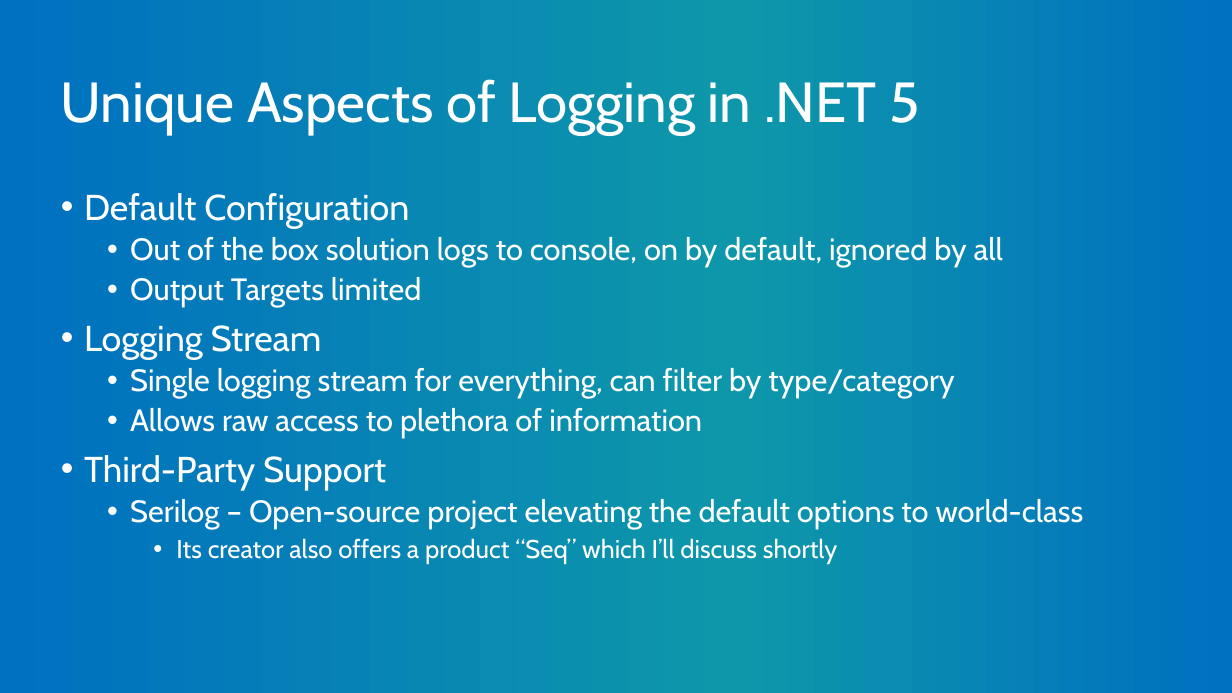
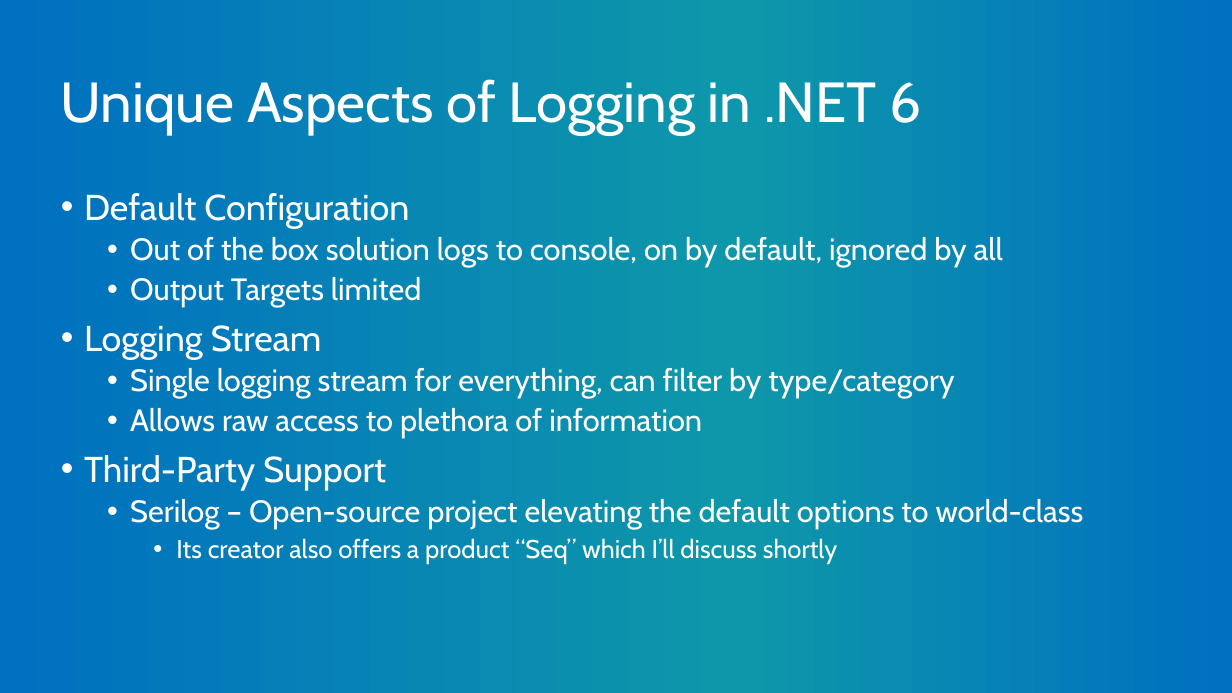
Before and after one commit to mitchelsellers/dotnetcoreloggingdemo, a slide deck: slide 10 of Presentation/But It Was Logged.pptx. Drawn at 1232x693 pixels with LibreOffice and Linux fonts; fonts in the diff are those of the drawing; background and template pictures are left out. Boxes give left, top, right and bottom in pixels: in the first picture for what was removed or moved away, otherwise in the second. Text is boxed around its words. In the diff, an @@ line names an element or a change of style, - is before the commit and + after.

```diff
--- a/Presentation/But It Was Logged.pptx
+++ b/Presentation/But It Was Logged.pptx
@@ title at (x1=61, y1=79, x2=921, y2=135): text changed @@
-Unique Aspects of Logging in .NET 5
+Unique Aspects of Logging in .NET 6
```
Also in this commit, not shown: 1 other slide changed, 3 other files.
